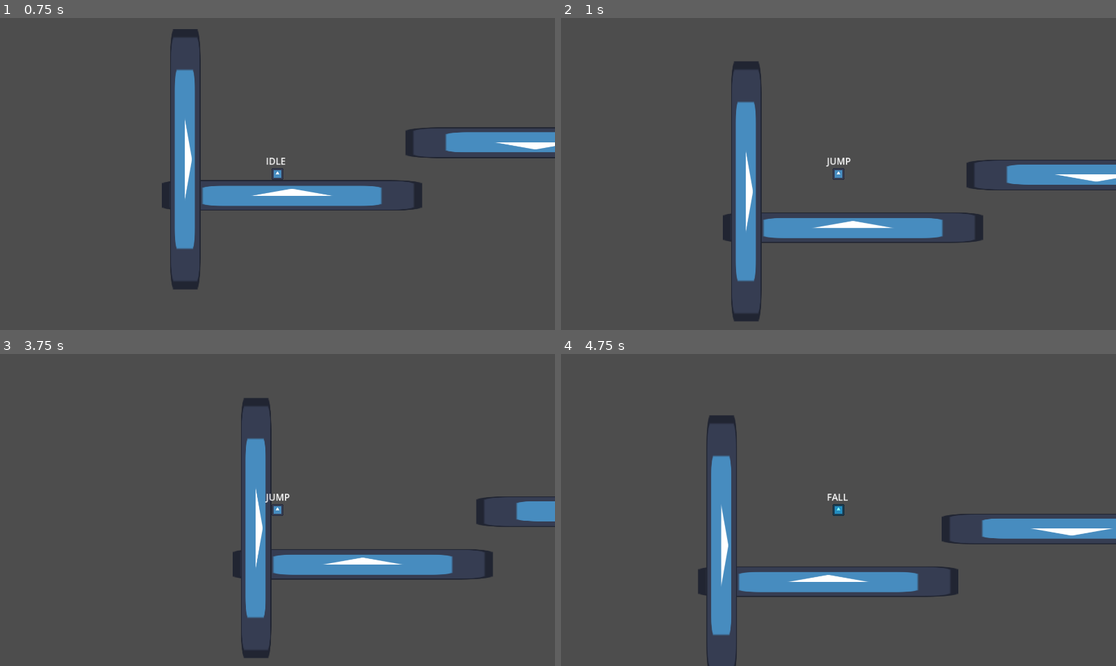
Above: before the commit, frames 1-4 (two rows, left to right).
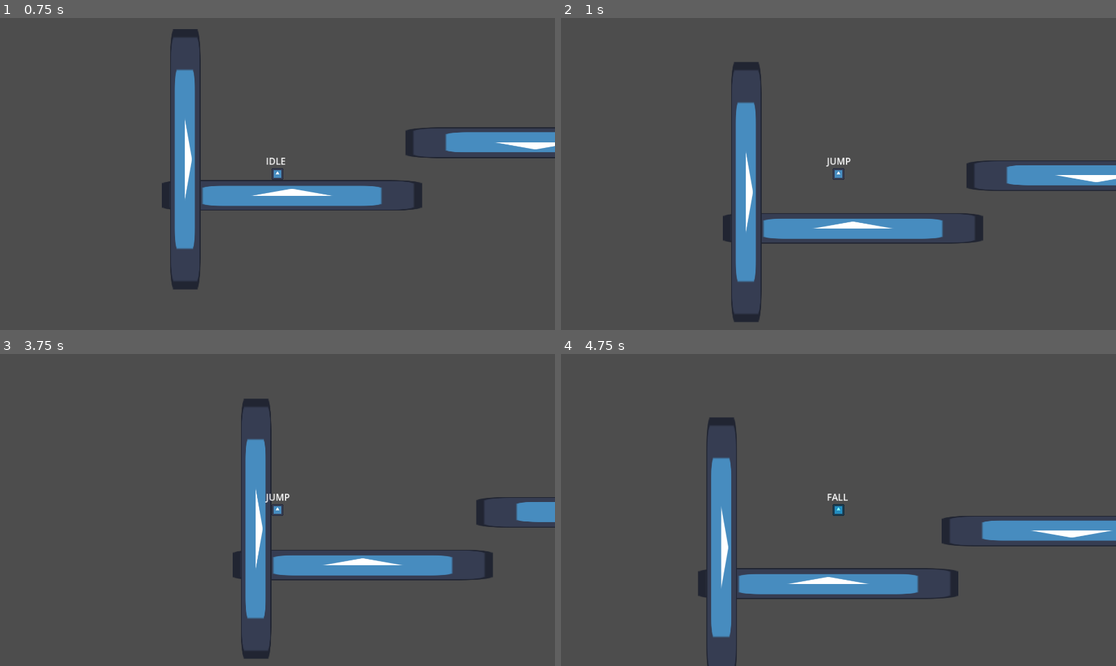
Above: after the commit, the same moments.

Repository: ski-freak/AtniaMania
Game: Godot game, scene res://scenes/environment/world.tscn
Same seed, same stepped clock (60 frames per second), same inputs: the game is played once before the commit and once after it. This scene is started directly instead of the project's main scene. The engine's default icon, where the game draws it, is replaced by a stand-in: a white triangle on a blue panel in a dark square.
Inputs:
- Up to frame 1 (0.75 s): tap Enter at 0.5 s; hold Up (MoveUp) from 0.53 s (still down); hold X (Climb) from 0.53 s (still down)
- Up to frame 2 (1 s): keep holding Up (MoveUp); keep holding X (Climb); tap Space (Jump) at 0.77 s
- Up to frame 3 (3.75 s): release X (Climb) at 1.28 s; tap Z (Dash) at 1.35, 2.85 s; tap Space (Jump) at 1.52, 3.02, 3.5 s; release Up (MoveUp) at 2.03 s; hold X (Climb) 2.03-2.78 s; hold Left (MoveLeft) 2.03-3.53 s; hold Down (MoveDown) from 3.53 s (still down); hold X (Climb) from 3.53 s (still down)
- Up to frame 4 (4.75 s): tap Space (Jump) at 3.77, 4.52 s; release Down (MoveDown) at 4.28 s; release X (Climb) at 4.28 s; hold Right (MoveRight) from 4.28 s (still down); tap Z (Dash) at 4.35 s

Frame 1 is identical in both runs. In frame 2, 1.0% of the frame differs, in the area x 29-100%, y 13-85%; in frame 3, 0.8%; in frame 4, 2.4%, in the area x 24-100%, y 19-91%.

Commit message:
Update JUMP.gd

Diff:
--- a/scenes/entities/player/JUMP.gd
+++ b/scenes/entities/player/JUMP.gd
@@ -1,6 +1,6 @@
 extends "state.gd"
 
-var min_shorthop_frames = 5
+var min_shorthop_frames = 6
 var jump_frame_countdown = 0
 
 func update(delta):
